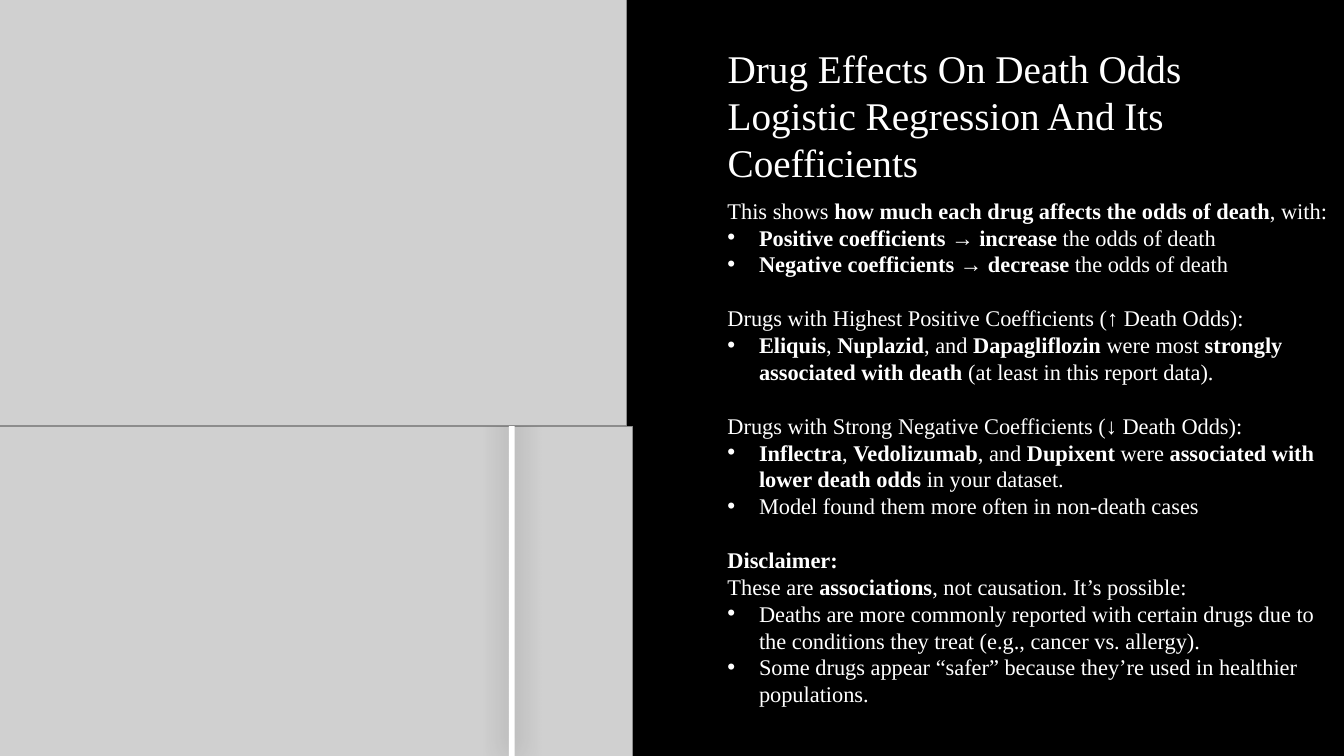
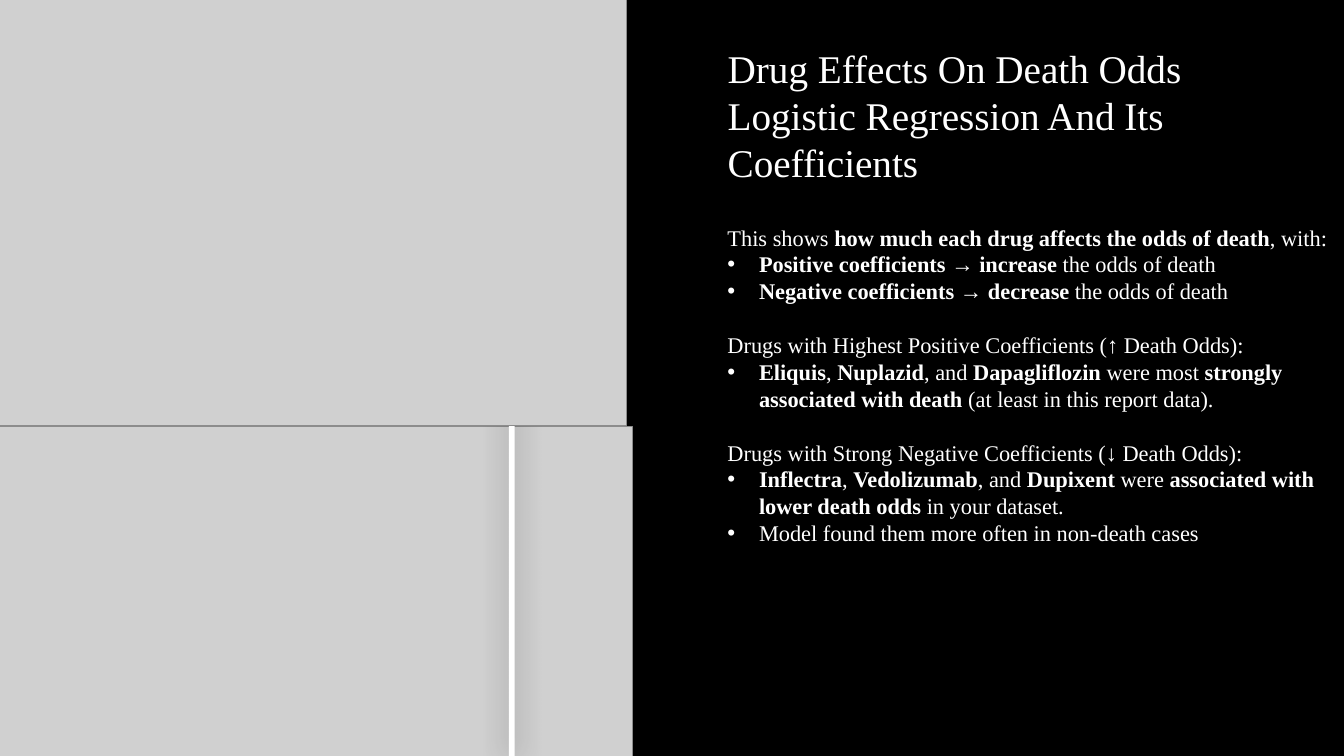
Before and after one commit to Rahmasemma/Data-400-final-project, a slide deck: slide 13 of FDA Adverse Reactions Final.pptx (slide 12 before the commit). Drawn at 1344x756 pixels with LibreOffice and Linux fonts; fonts in the diff are those of the drawing; grey boxes stand for pictures; background and template pictures are left out. Boxes give left, top, right and bottom in pixels: in the first picture for what was removed or moved away, otherwise in the second. Text is boxed around its words. In the diff, an @@ line names an element or a change of style, - is before the commit and + after.

```diff
--- a/FDA Adverse Reactions Final.pptx
+++ b/FDA Adverse Reactions Final.pptx
@@ text at (x1=727, y1=552, x2=1314, y2=707): paragraphs removed @@
-Disclaimer:
-These are associations, not causation. It’s possible:
-• Deaths are more commonly reported with certain drugs due to the conditions they treat (e.g., cancer vs. allergy).
-• Some drugs appear “safer” because they’re used in healthier populations.
```
Also in this commit, not shown: 1 slide added.
